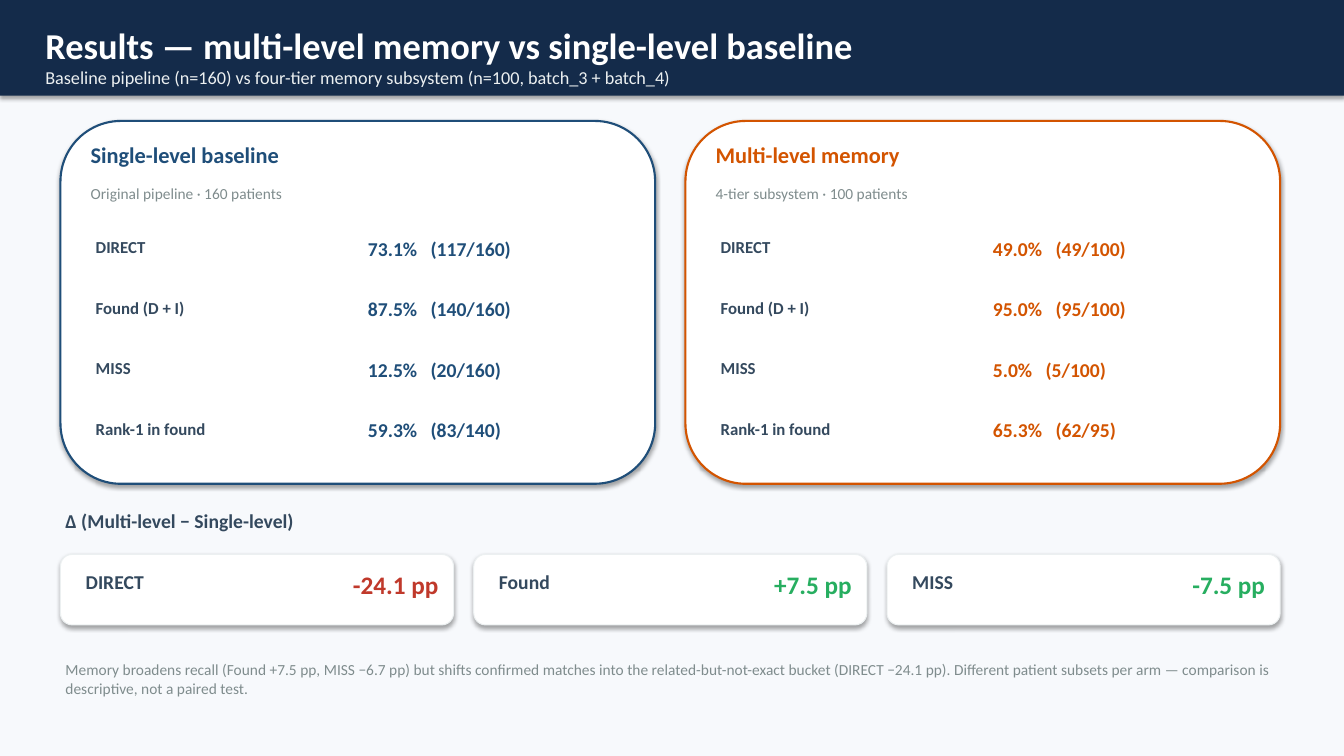
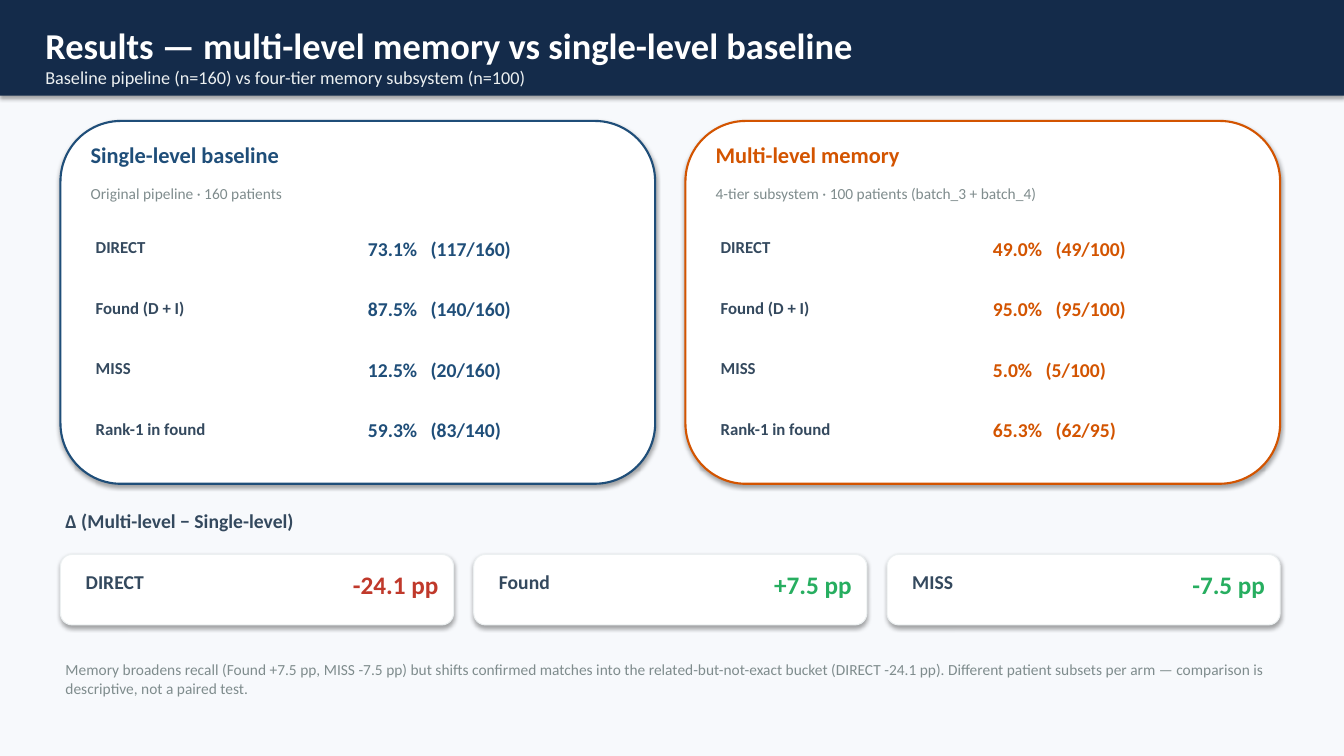
Before and after one commit to abdamin004/CMADS, a slide deck: slide 3 of docs/results_presentation/CMADS_Results_Presentation.pptx. Drawn at 1344x756 pixels with LibreOffice and Linux fonts; fonts in the diff are those of the drawing. Boxes give left, top, right and bottom in pixels: in the first picture for what was removed or moved away, otherwise in the second. Text is boxed around its words. In the diff, an @@ line names an element or a change of style, - is before the commit and + after.

```diff
--- a/docs/results_presentation/CMADS_Results_Presentation.pptx
+++ b/docs/results_presentation/CMADS_Results_Presentation.pptx
@@ text at bbox=[45, 71, 525, 87]: text changed @@
-Baseline pipeline (n=160) vs four-tier memory subsystem (n=100, batch_3 + batch_4)
+Baseline pipeline (n=160) vs four-tier memory subsystem (n=100)
@@ text at bbox=[716, 188, 1036, 202]: text changed @@
-4-tier subsystem · 100 patients
+4-tier subsystem · 100 patients (batch_3 + batch_4)
@@ text at bbox=[65, 664, 1263, 697]: text changed @@
-Memory broadens recall (Found +7.5 pp, MISS −6.7 pp) but shifts confirmed matches into the related-but-not-exact bucket (DIRECT −24.1 pp). Different patient subsets per arm — comparison is descriptive, not a paired test.
+Memory broadens recall (Found +7.5 pp, MISS -7.5 pp) but shifts confirmed matches into the related-but-not-exact bucket (DIRECT -24.1 pp). Different patient subsets per arm — comparison is descriptive, not a paired test.
```
Also in this commit, not shown: 4 other files.
